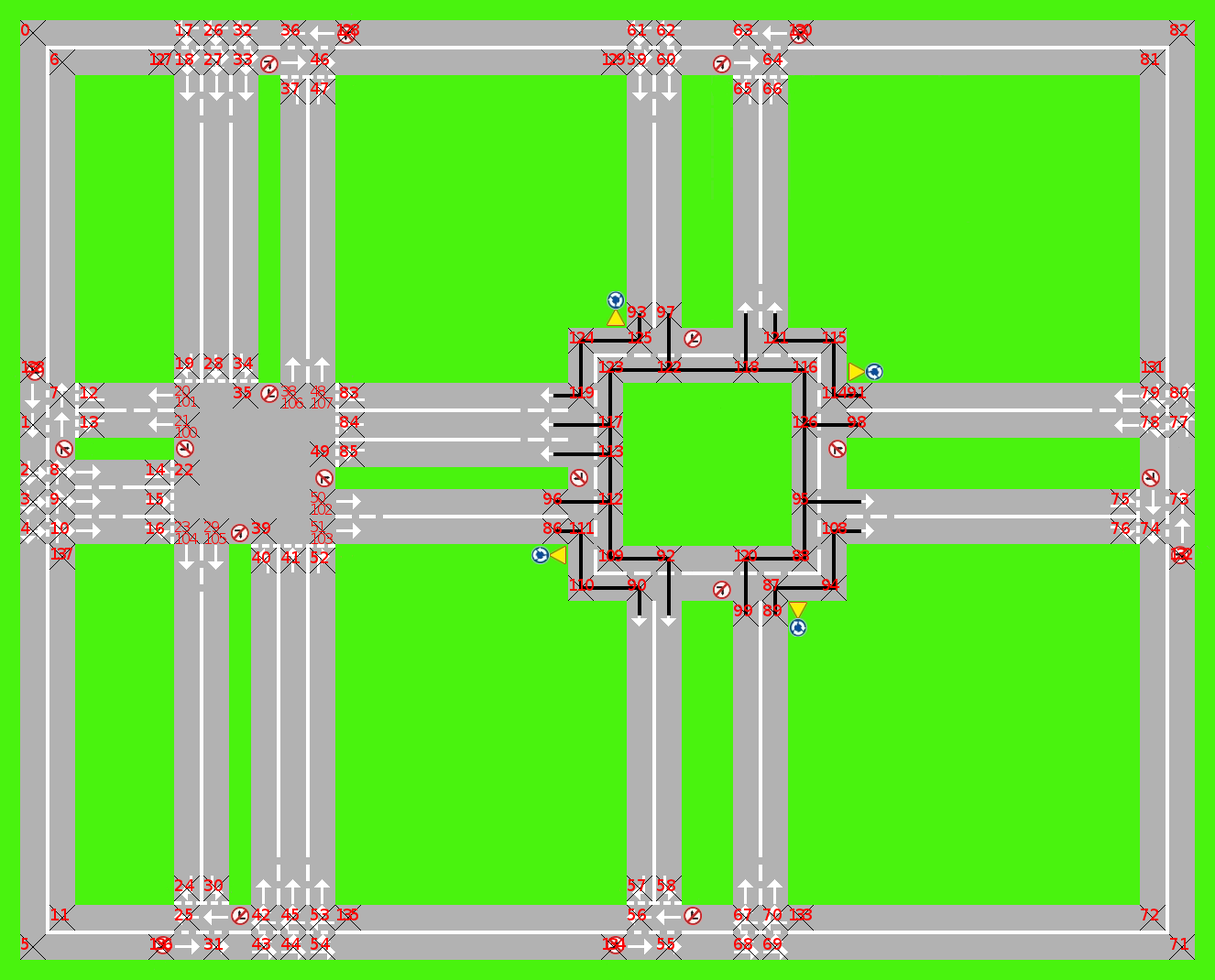
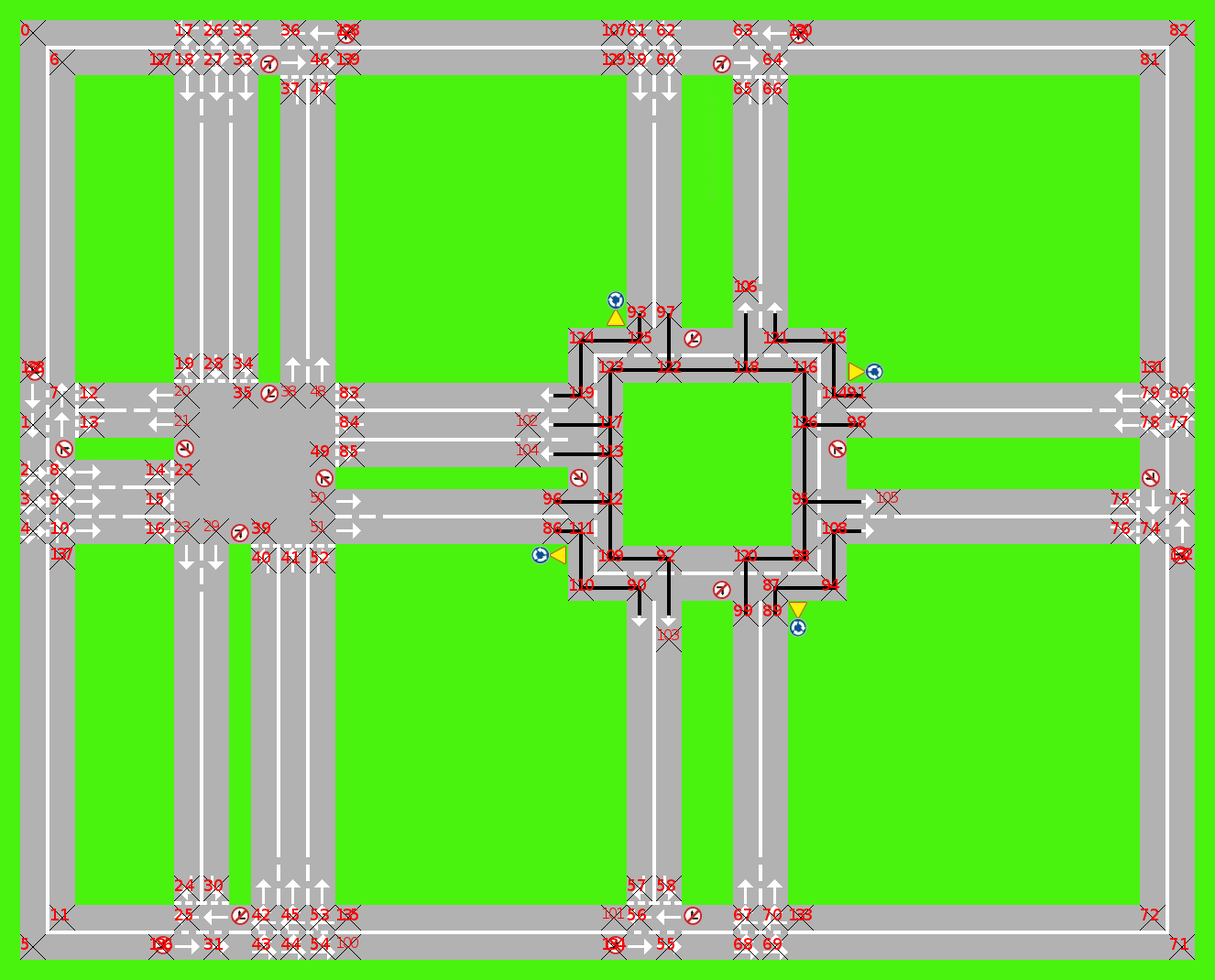
Layers edited between the first and the second (1215, 980) image:
renamed "51 ..." to "51", painted on it over [311, 533, 333, 545]
renamed "50 ..." to "50", painted on it over [311, 503, 333, 515]
renamed "48 ..." to "48", painted on it over [311, 397, 333, 409]
renamed "38 ..." to "38", painted on it over [282, 397, 304, 409]
renamed "29 ..." to "29", painted on it over [204, 520, 227, 545]
renamed "23 ..." to "23", painted on it over [175, 533, 198, 545]
renamed "21 ..." to "21", painted on it over [175, 427, 198, 439]
renamed "20 ..." to "20", painted on it over [175, 396, 197, 407]
added layer "107" above "Numbers" over [602, 23, 626, 36]
added layer "106" above "139" over [734, 280, 757, 293]
added layer "139" above "101" over [337, 53, 360, 66]
added layer "101" above "100" over [602, 908, 625, 920]
added layer "100" above "103" over [337, 937, 359, 949]
added layer "103" above "104" over [657, 629, 680, 641]
added layer "104" above "102" over [516, 444, 539, 456]
added layer "102" above "105" over [516, 415, 538, 427]
added layer "105" above "Checkpoints" over [876, 492, 899, 504]
painted on "Checkpoints" over [335, 20, 901, 961]
